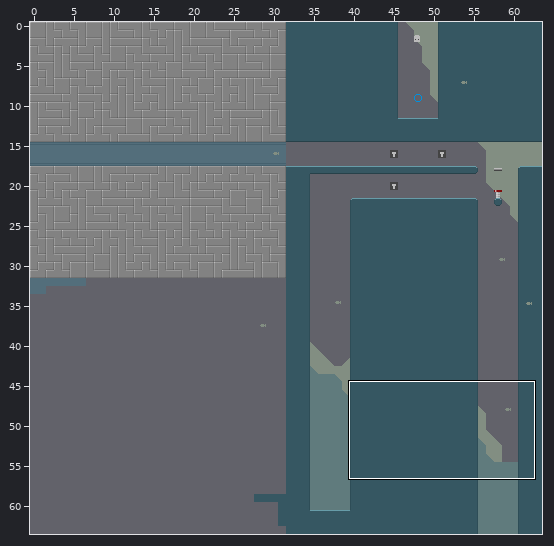
Two versions of a level (Tiled map (JSON), tiled/maps/2-1.json). Above: a wide view before the commit, with the close-up outlined.
Close-up. Old version:
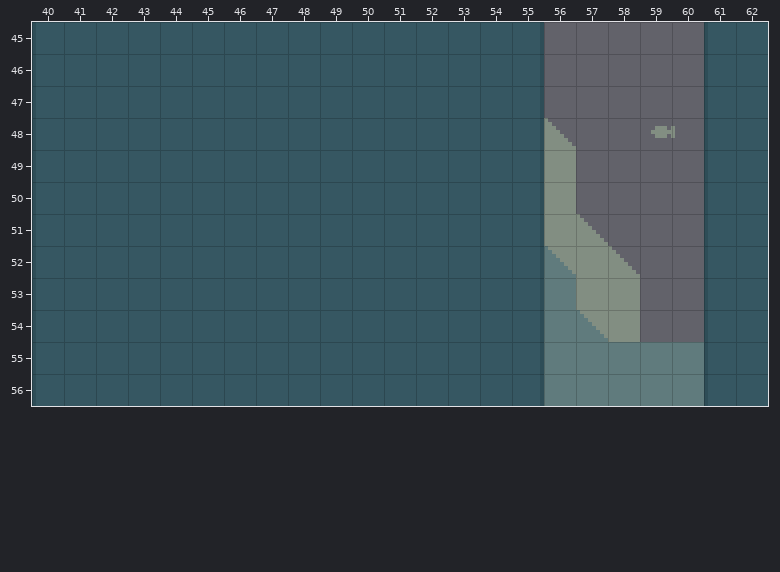
Cells are 8x8 px. Shown: x 40..62, y 45..56. The commit also changed other parts of the map, which this record leaves out.
The same view after the edit:
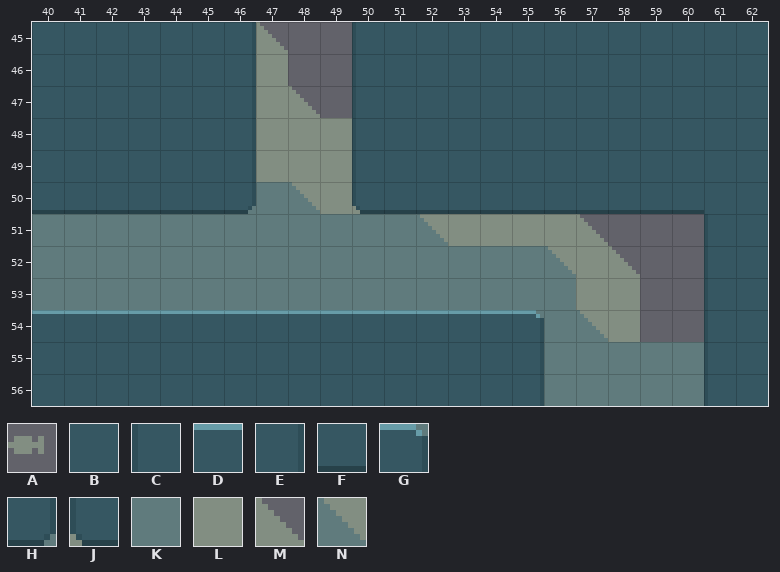
Key: from "objects": A 15; from "tileset": B 0, C 1, D 3, E 9, F 11, G 17, H 25, J 30, K 32, L 40, M 43, N 45.
_ is an empty cell.
Objects are placed by their top-left corner, in cells (3,4 is the top-left corner of cell 3,4); size is 1x1 cell unless given.
Change:
Layer "main":
y 45: x 47..49 BBB -> M__; x 56..60 _____ -> BBBBB
y 46: x 47..49 BBB -> L__; x 56..60 _____ -> BBBBB
y 47: x 47..49 BBB -> LM_; x 56..60 _____ -> BBBBB
y 48: x 47..49 BBB -> LLL; x 56..60 M____ -> BBBBB
y 49: x 47..49 BBB -> LLL; x 56..60 L____ -> BBBBB
y 50: x 40..60 CBBBBBBBBBBBBBBEL____ -> FFFFFFHKNLJFFFFFFFFFF
y 51: x 40..55 CBBBBBBBBBBBBBBE -> KKKKKKKKKKKKNLLL
y 52..53: x 40..55 CBBBBBBBBBBBBBBE -> KKKKKKKKKKKKKKKK
y 54: x 40..55 CBBBBBBBBBBBBBBE -> DDDDDDDDDDDDDDDG
Layer "objects":
changed: A at 59.3,48 -> outside this view
Where, in picture pixels (left, top, right, bottom), the same in both close-ups:
changed: (32, 22, 704, 342)
